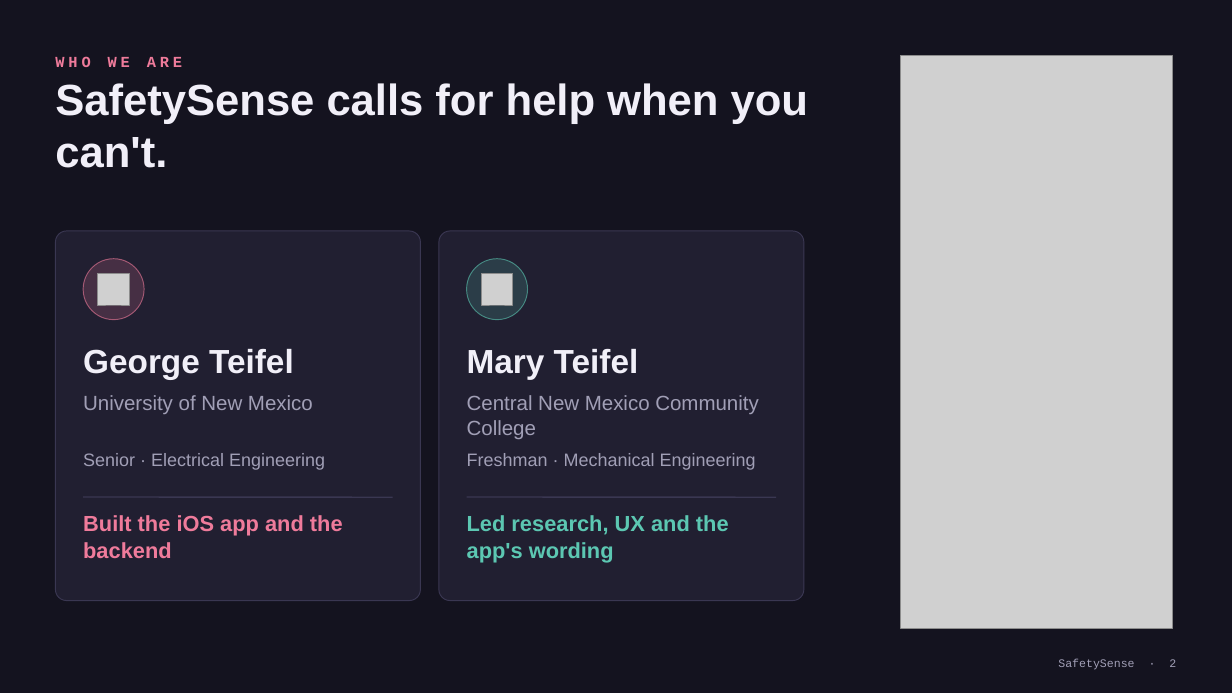
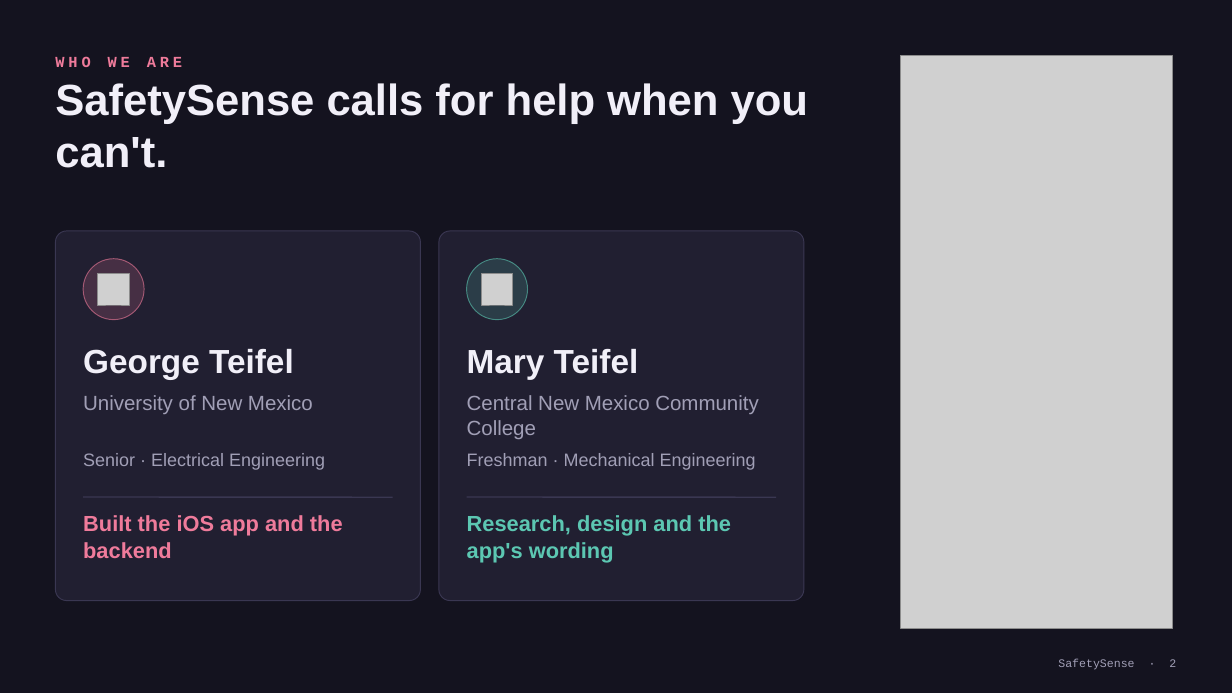
Before and after one commit to george11642/safetysense, a slide deck: slide 2 of presentation/v3/SafetySense-Finalist-Deck-v3.pptx. Drawn at 1232x693 pixels with LibreOffice and Linux fonts; fonts in the diff are those of the drawing; grey boxes stand for pictures. Boxes give left, top, right and bottom in pixels: in the first picture for what was removed or moved away, otherwise in the second. Text is boxed around its words. In the diff, an @@ line names an element or a change of style, - is before the commit and + after.

```diff
--- a/presentation/v3/SafetySense-Finalist-Deck-v3.pptx
+++ b/presentation/v3/SafetySense-Finalist-Deck-v3.pptx
@@ text at (467,515,731,562): text changed @@
-Led research, UX and the app's wording
+Research, design and the app's wording
```
Also in this commit, not shown: 1 other slide changed, 3 other files.
